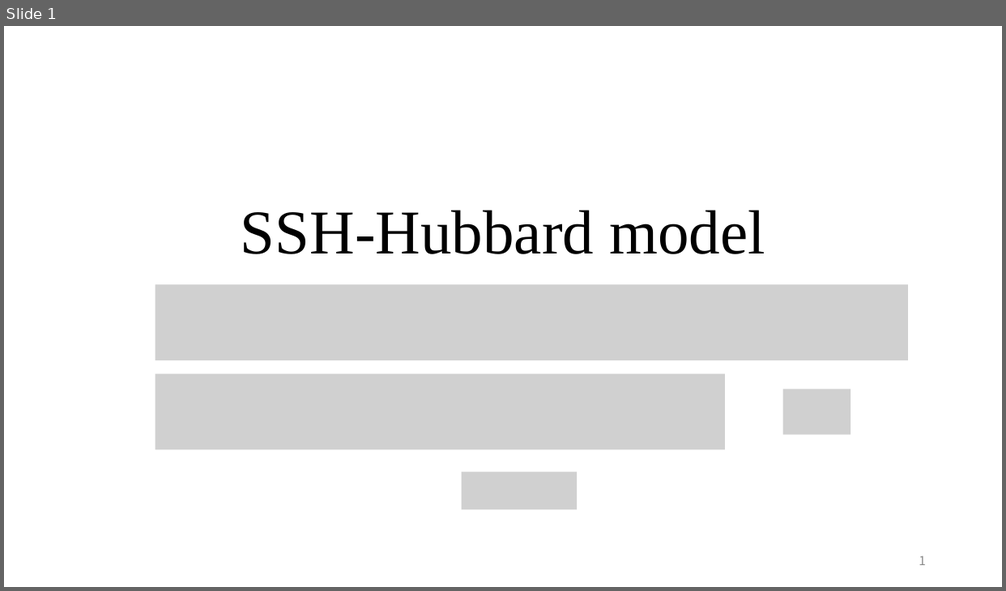
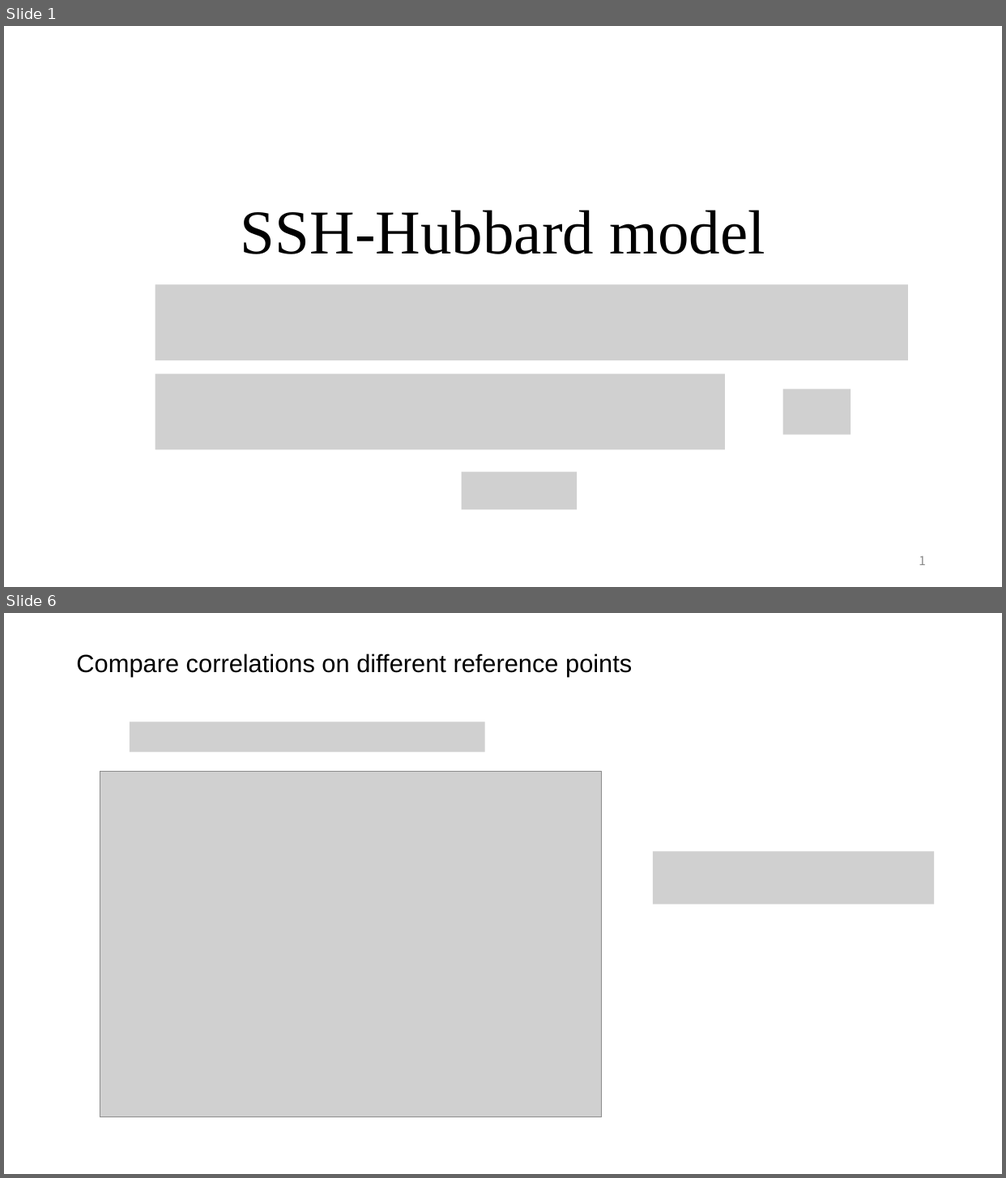
Before and after one commit to QuantumLiquids/SSH-Hubbard, a slide deck: note/SSH-Hubbard-Note6.pptx. Shown one above the other, each under a label of ours: slide 1 before the commit, slides 1 and 6 after it; the slides between them are not shown. The pictures are 1006x591 and 1006x1178 pixels, drawn with LibreOffice and Linux fonts; fonts in the diff are those of the drawing; grey boxes stand for pictures. Boxes give left, top, right and bottom in pixels: in the first picture for what was removed or moved away, otherwise in the second. Text is boxed around its words. In the diff, an @@ line names an element or a change of style, - is before the commit and + after.

```diff
--- a/note/SSH-Hubbard-Note6.pptx
+++ b/note/SSH-Hubbard-Note6.pptx
@@ slide 6 added at box(4, 613, 1002, 1174), background #FFFFFF @@
@@ text added at box(76, 653, 632, 677), 24 pt, text #000000 @@
+Compare correlations on different reference points
@@ picture added at box(130, 722, 485, 752) @@
@@ picture added at box(100, 772, 602, 1118) @@
@@ picture added at box(535, 787, 560, 830) @@
@@ picture added at box(653, 852, 935, 905) @@
```
Also in this commit, not shown: 2 slides changed, 4 other slides added, 2 slides removed, 20 other files.
